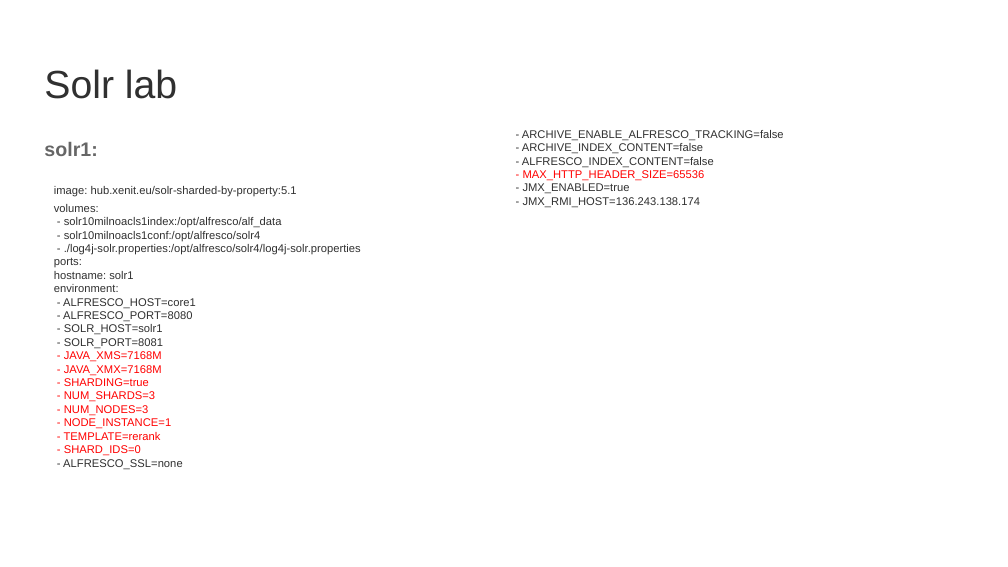
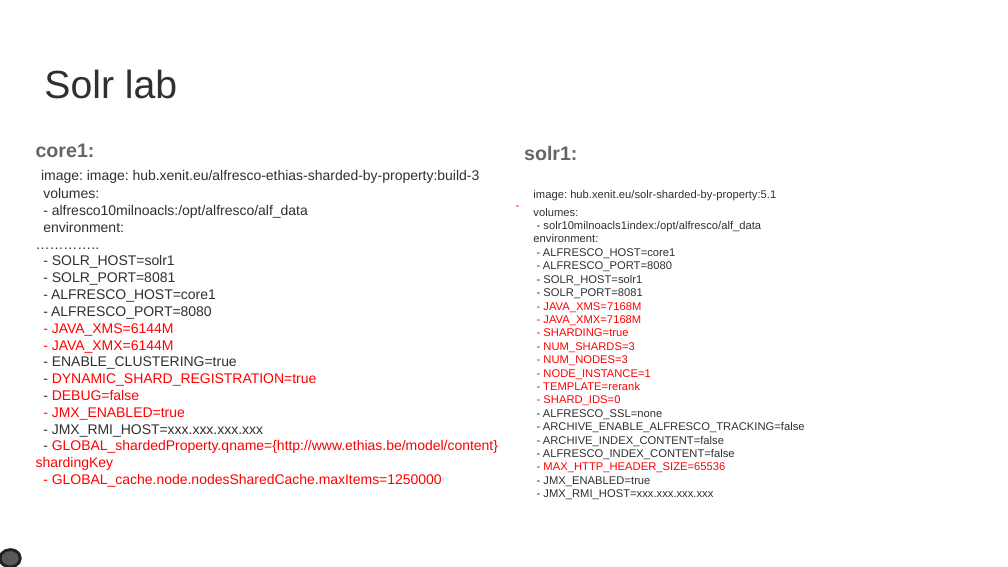
Before and after one commit to OrderOfTheBee/beecon, a slide deck: slide 10 of 2017/assets/files/L21/BeeCon2017.odp. Drawn at 1008x567 pixels with LibreOffice and Linux fonts; fonts in the diff are those of the drawing; background and template pictures are left out. Boxes give left, top, right and bottom in pixels: in the first picture for what was removed or moved away, otherwise in the second. Text is boxed around its words. In the diff, an @@ line names an element or a change of style, - is before the commit and + after.

```diff
--- a/2017/assets/files/L21/BeeCon2017.odp
+++ b/2017/assets/files/L21/BeeCon2017.odp
@@ text at [36, 143, 498, 487]: text changed; size 8 to 10 pt @@
-solr1:
-image: hub.xenit.eu/solr-sharded-by-property:5.1
-volumes:
-- solr10milnoacls1index:/opt/alfresco/alf_data
-- solr10milnoacls1conf:/opt/alfresco/solr4
-- ./log4j-solr.properties:/opt/alfresco/solr4/log4j-solr.properties
-ports:
-hostname: solr1
-environment:
-- ALFRESCO_HOST=core1
-- ALFRESCO_PORT=8080
-- SOLR_HOST=solr1
-- SOLR_PORT=8081
-- JAVA_XMS=7168M
-- JAVA_XMX=7168M
-- SHARDING=true
-- NUM_SHARDS=3
-- NUM_NODES=3
-- NODE_INSTANCE=1
-- TEMPLATE=rerank
-- SHARD_IDS=0
-- ALFRESCO_SSL=none
+core1:
+image: image: hub.xenit.eu/alfresco-ethias-sharded-by-property:build-3
+volumes:
+- alfresco10milnoacls:/opt/alfresco/alf_data
+environment:
+…………..
+- SOLR_HOST=solr1
+- SOLR_PORT=8081
+- ALFRESCO_HOST=core1
+- ALFRESCO_PORT=8080
+- JAVA_XMS=6144M
+- JAVA_XMX=6144M
+- ENABLE_CLUSTERING=true
+- DYNAMIC_SHARD_REGISTRATION=true
+- DEBUG=false
+- JMX_ENABLED=true
+- JMX_RMI_HOST=xxx.xxx.xxx.xxx
+- GLOBAL_shardedProperty.qname={http://www.ethias.be/model/content}shardingKey
+- GLOBAL_cache.node.nodesSharedCache.maxItems=1250000
@@ text added at [516, 127, 975, 504], 8 pt, text #FF0000 @@
+-
@@ text removed at [522, 130, 784, 207] @@
-- ARCHIVE_ENABLE_ALFRESCO_TRACKING=false
-- ARCHIVE_INDEX_CONTENT=false
-- ALFRESCO_INDEX_CONTENT=false
-- MAX_HTTP_HEADER_SIZE=65536
-- JMX_ENABLED=true
-- JMX_RMI_HOST=136.243.138.174
@@ text added at [524, 146, 805, 500], 8 pt, text #303030 @@
+solr1:
+image: hub.xenit.eu/solr-sharded-by-property:5.1
+volumes:
+- solr10milnoacls1index:/opt/alfresco/alf_data
+environment:
+- ALFRESCO_HOST=core1
+- ALFRESCO_PORT=8080
+- SOLR_HOST=solr1
+- SOLR_PORT=8081
+- JAVA_XMS=7168M
+- JAVA_XMX=7168M
+- SHARDING=true
+- NUM_SHARDS=3
+- NUM_NODES=3
+- NODE_INSTANCE=1
+- TEMPLATE=rerank
+- SHARD_IDS=0
+- ALFRESCO_SSL=none
+- ARCHIVE_ENABLE_ALFRESCO_TRACKING=false
+- ARCHIVE_INDEX_CONTENT=false
+- ALFRESCO_INDEX_CONTENT=false
+- MAX_HTTP_HEADER_SIZE=65536
+- JMX_ENABLED=true
+- JMX_RMI_HOST=xxx.xxx.xxx.xxx
@@ ellipse added at [0, 549, 20, 566], fill #585858, outline #212121 2.01 pt @@
```
Also in this commit, not shown: 7 other slides changed, 2 slides added, 2 slides removed, 15 other files.
